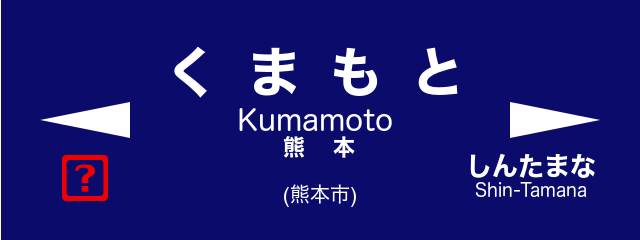
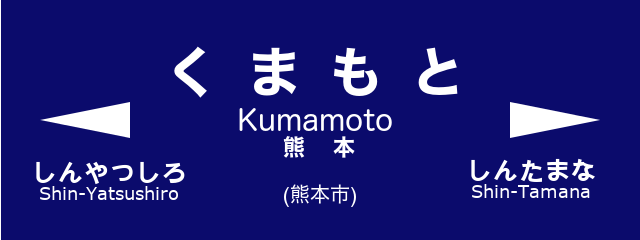
Layer changes from the first 640px x 240px image to the second:
hid "❓" over [62, 155, 108, 201]
added layer "しんやつしろ ..." above "しんたまな ..." over [36, 161, 185, 200]
painted on "しんたまな ..." over [470, 153, 595, 198]
